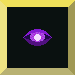
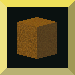
Layer changes from the first (75, 75) image to the second:
hid "Eye Feel Extremely Unwell" over [17, 17, 57, 59]
added layer "Babys First Block" above "bkg" over [17, 17, 57, 59]
